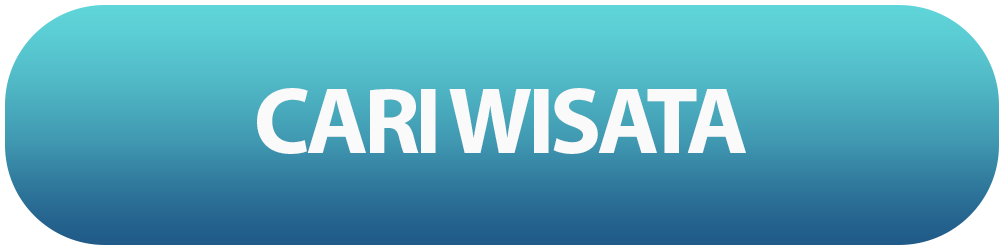
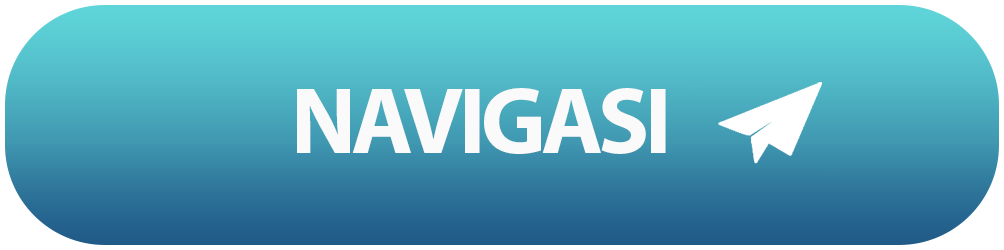
Layered file, before and after one edit (w=1004, h=250). Changes by layer:
added layer "Layer 1" above "NAVIGASI" over [692, 82, 832, 177]
renamed "CARI WISATA" to "NAVIGASI", painted on it over [257, 88, 746, 154]
